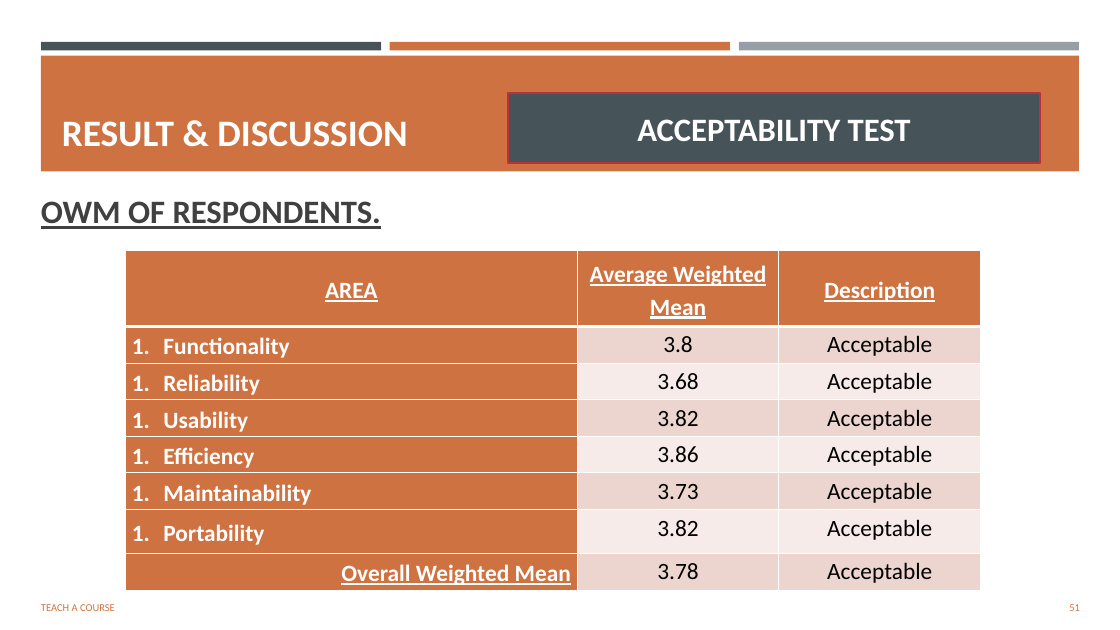
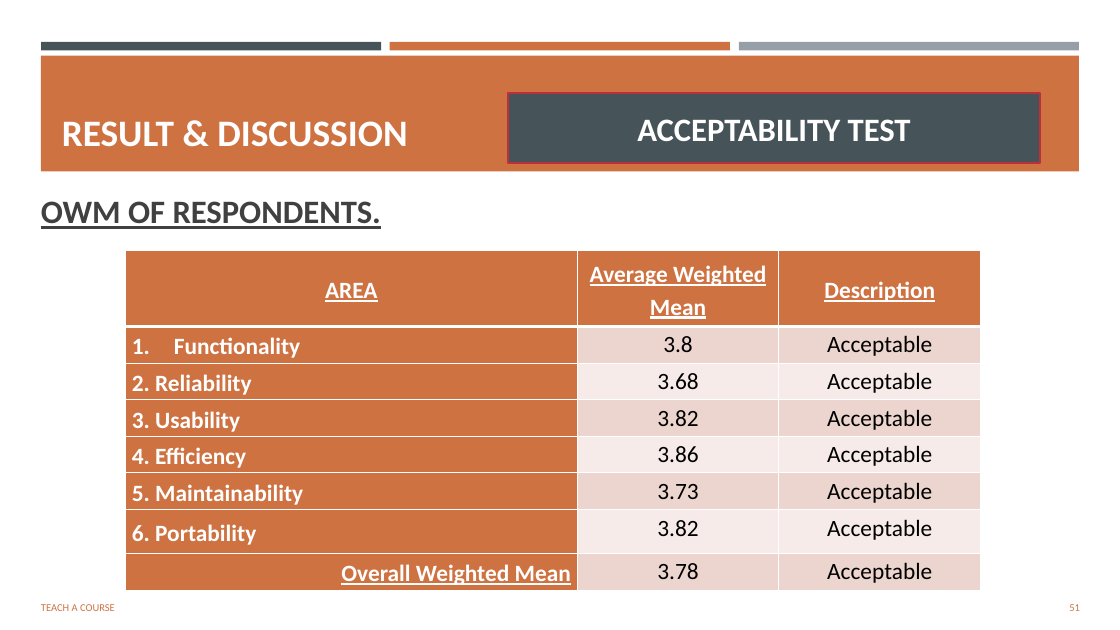
Before and after one commit to LittleEins/Thesis-Collab, a slide deck: slide 51 of To be Merged/Finale_Defense.pptx. Drawn at 1120x630 pixels with LibreOffice and Linux fonts; fonts in the diff are those of the drawing; background and template pictures are left out. Boxes give left, top, right and bottom in pixels: in the first picture for what was removed or moved away, otherwise in the second. Text is boxed around its words. In the diff, an @@ line names an element or a change of style, - is before the commit and + after.

```diff
--- a/To be Merged/Finale_Defense.pptx
+++ b/To be Merged/Finale_Defense.pptx
@@ table at (x1=125, y1=251, x2=981, y2=591) @@
-row 3, column 1: Reliability
+row 3, column 1: 2. Reliability
-row 4, column 1: Usability
+row 4, column 1: 3. Usability
-row 5, column 1: Efficiency
+row 5, column 1: 4. Efficiency
-row 6, column 1: Maintainability
+row 6, column 1: 5. Maintainability
-row 7, column 1: Portability
+row 7, column 1: 6. Portability
@@ alignment justified to left @@
@@ indent changed @@
```
Also in this commit, not shown: 2 other slides changed, 1 other file.
